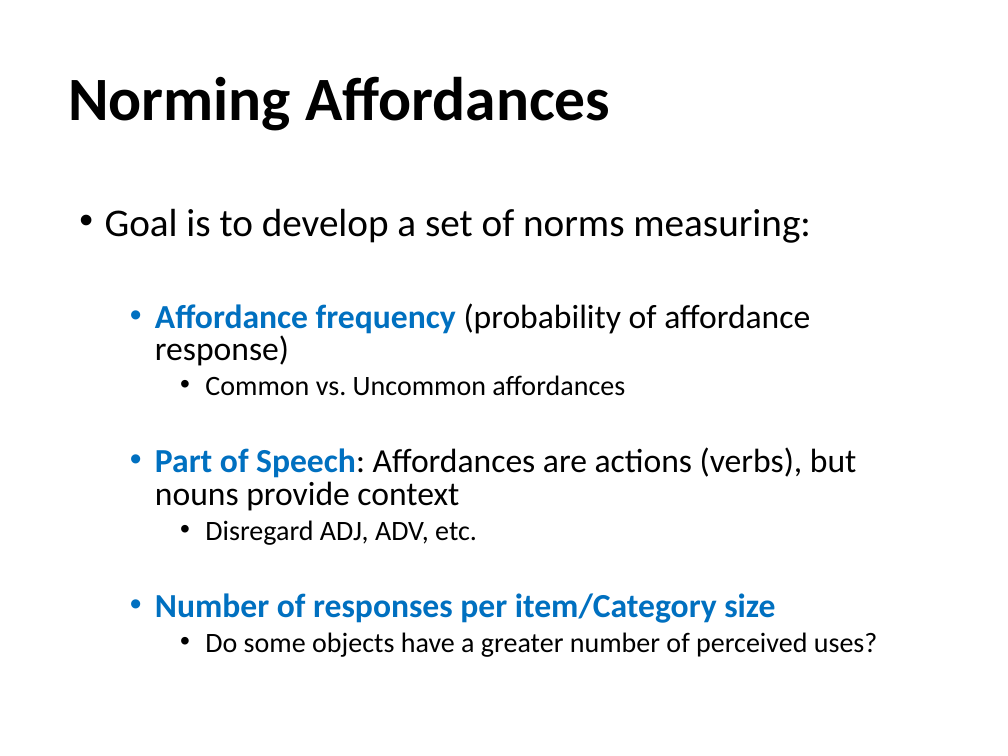
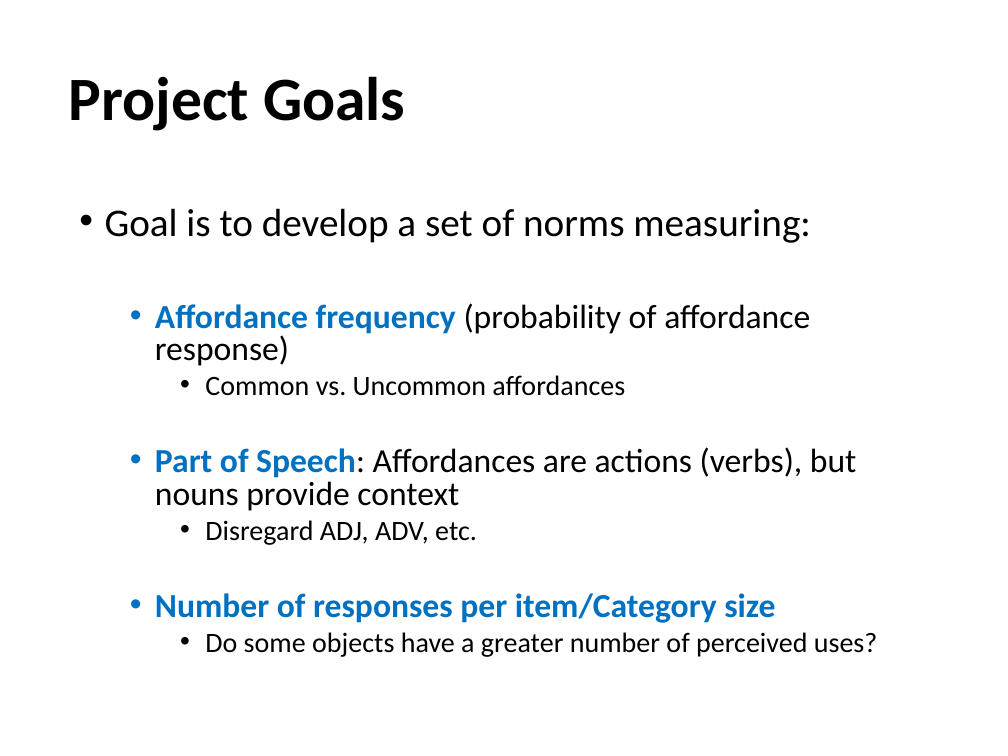
Before and after one commit to npm27/Affordance-Norms, a slide deck: slide 13 of 5 Presentations/UCONN 2022.pptx. Drawn at 1008x756 pixels with LibreOffice and Linux fonts; fonts in the diff are those of the drawing. Boxes give left, top, right and bottom in pixels: in the first picture for what was removed or moved away, otherwise in the second. Text is boxed around its words. In the diff, an @@ line names an element or a change of style, - is before the commit and + after.

```diff
--- a/5 Presentations/UCONN 2022.pptx
+++ b/5 Presentations/UCONN 2022.pptx
@@ title at [68,76,405,131]: text changed @@
-Norming Affordances
+Project Goals
```
Also in this commit, not shown: 6 other slides changed.
